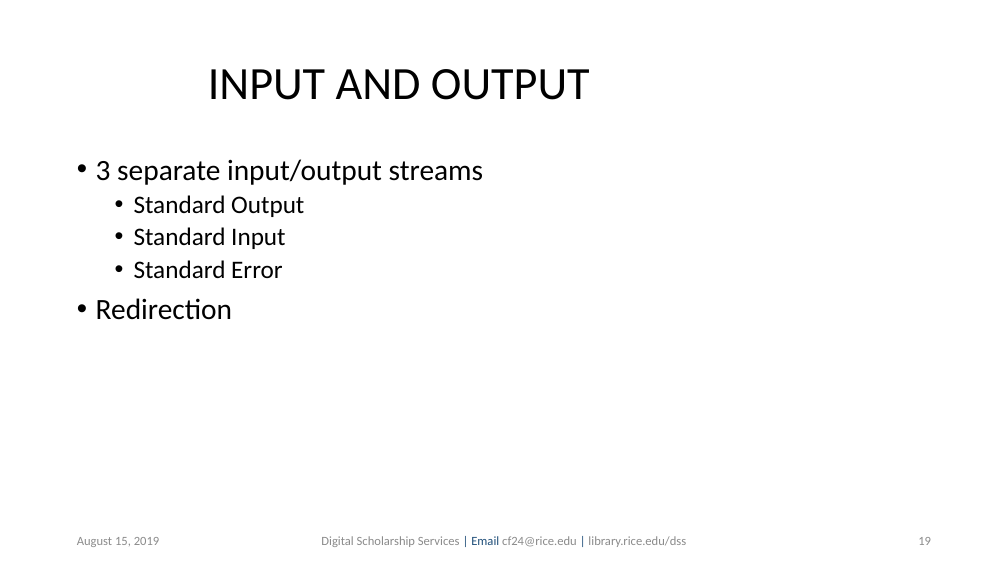
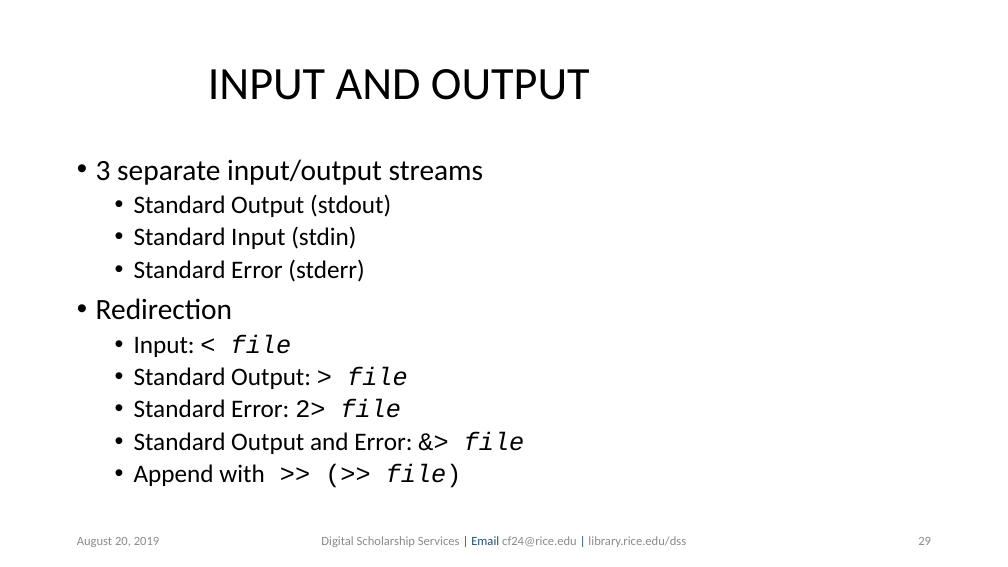
Before and after one commit to bakitybacon/rice-data-and-donuts, a slide deck: slide 29 of bash/Introduction to Bash.pptx (slide 19 before the commit). Drawn at 1008x567 pixels with LibreOffice and Linux fonts; fonts in the diff are those of the drawing; background and template pictures are left out. Boxes give left, top, right and bottom in pixels: in the first picture for what was removed or moved away, otherwise in the second. Text is boxed around its words. In the diff, an @@ line names an element or a change of style, - is before the commit and + after.

```diff
--- a/bash/Introduction to Bash.pptx
+++ b/bash/Introduction to Bash.pptx
@@ text at (x1=134, y1=194, x2=391, y2=282): text changed @@
-  • Standard Output
-  • Standard Input
-  • Standard Error
+  • Standard Output (stdout)
+  • Standard Input (stdin)
+  • Standard Error (stderr)
@@ text at (x1=134, y1=334, x2=525, y2=488): paragraphs added @@
+  • Input: < file
+  • Standard Output: > file
+  • Standard Error: 2> file
+  • Standard Output and Error: &> file
+  • Append with >> (>> file)
@@ text at (x1=77, y1=537, x2=160, y2=547): text changed @@
-August 15, 2019
+August 20, 2019
@@ page number at (x1=918, y1=537, x2=931, y2=545): text changed @@
-19
+29
```
Also in this commit, not shown: 41 other slides changed, 6 slides added, 1 slide removed.
